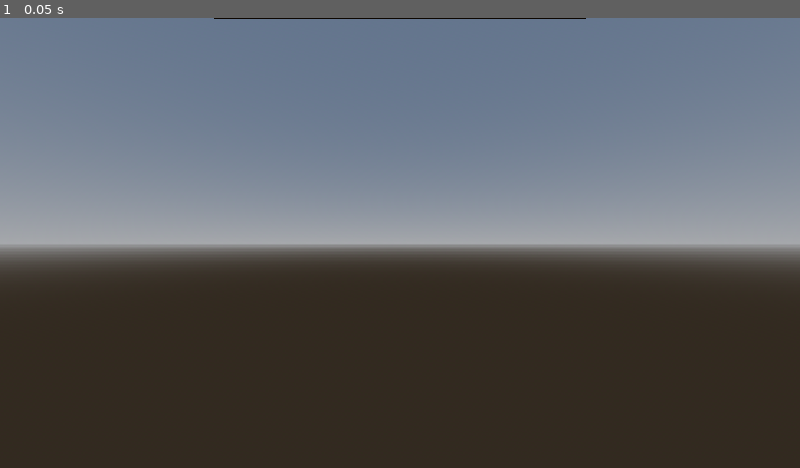
Above: before the commit, frame 1.
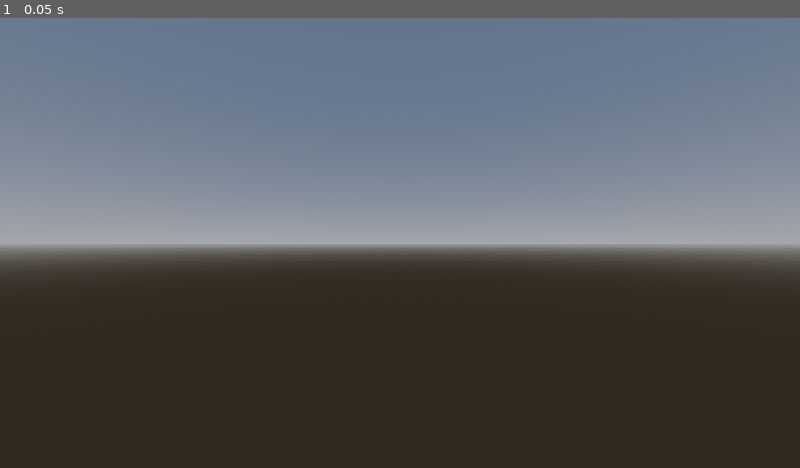
Above: after the commit, the same moment.

Repository: WRmooney/kerbals-xr-project
Game: Godot game, scene res://Scenes/main.tscn
Two runs of this game, one before a commit and one after it. Both use one fixed random seed, a clock stepped at 60 frames per second and the inputs below.
Inputs:
- Up to frame 1 (0.05 s): no input

The runs differ from the first frame. In frame 1, 0.1% of the frame differs, in the area x 26-74%, y 0-1%.

Commit message:
trigger testing

Diff:
--- a/Scenes/main.tscn
+++ b/Scenes/main.tscn
@@ -7,6 +7,8 @@
 [ext_resource type="PackedScene" uid="uid://cn5kxyuuli1wv" path="res://models/quest_touch_plus_right.glb" id="5_mdlr"]
 [ext_resource type="Script" uid="uid://bkeashwobe3gi" path="res://xr_passthrough.gd" id="6_pass"]
 [ext_resource type="Shader" uid="uid://bdncegx70k5ge" path="res://floor_grid.gdshader" id="7_grid"]
+[ext_resource type="PackedScene" uid="uid://dsx5lgw8k5jsw" path="res://Scenes/Thruster.tscn" id="9_d1ilt"]
+[ext_resource type="Script" uid="uid://b3aeq41q045j0" path="res://Scenes/thruster.gd" id="10_6iyac"]
 
 [sub_resource type="ProceduralSkyMaterial" id="ProceduralSkyMaterial_cjouy"]
 
@@ -31,50 +33,6 @@
 
 [sub_resource type="BoxShape3D" id="BoxShape3D_floor"]
 size = Vector3(10, 0.2, 10)
-
-[sub_resource type="StandardMaterial3D" id="Mat_table"]
-albedo_color = Color(0.34, 0.29, 0.24, 1)
-roughness = 0.7
-
-[sub_resource type="BoxMesh" id="BoxMesh_table"]
-size = Vector3(1.2, 0.06, 0.7)
-
-[sub_resource type="BoxShape3D" id="BoxShape3D_table"]
-size = Vector3(1.2, 0.06, 0.7)
-
-[sub_resource type="StandardMaterial3D" id="Mat_red"]
-albedo_color = Color(0.46580058, 0.8205865, 0.76888007, 1)
-roughness = 0.5
-
-[sub_resource type="BoxMesh" id="BoxMesh_prop"]
-size = Vector3(0.09, 0.09, 0.09)
-
-[sub_resource type="BoxShape3D" id="BoxShape3D_prop"]
-size = Vector3(0.09, 0.09, 0.09)
-
-[sub_resource type="StandardMaterial3D" id="Mat_green"]
-albedo_color = Color(0.46666667, 0.81960785, 0.76862746, 1)
-roughness = 0.5
-
-[sub_resource type="SphereMesh" id="SphereMesh_prop"]
-radius = 0.05
-height = 0.1
-
-[sub_resource type="SphereShape3D" id="SphereShape3D_prop"]
-radius = 0.05
-
-[sub_resource type="StandardMaterial3D" id="Mat_yellow"]
-albedo_color = Color(0.46666667, 0.81960785, 0.76862746, 1)
-roughness = 0.5
-
-[sub_resource type="CylinderMesh" id="CylinderMesh_prop"]
-top_radius = 0.04
-bottom_radius = 0.04
-height = 0.14
-
-[sub_resource type="CylinderShape3D" id="CylinderShape3D_prop"]
-height = 0.14
-radius = 0.04
 
 [node name="Main" type="Node3D" unique_id=500145794]
 script = ExtResource("1_ig7tw")
@@ -116,55 +74,6 @@
 transform = Transform3D(1, 0, 0, 0, 1, 0, 0, 0, 1, 0, -0.1, 0)
 shape = SubResource("BoxShape3D_floor")
 
-[node name="Table" type="StaticBody3D" parent="." unique_id=1222995565]
-transform = Transform3D(1, 0, 0, 0, 1, 0, 0, 0, 1, 0, 0.75, -0.6)
-
-[node name="Mesh" type="MeshInstance3D" parent="Table" unique_id=1507181728]
-transform = Transform3D(1, 0, 0, 0, 1, 0, 0, 0, 1, 0, 0.0029900074, 0)
-material_override = SubResource("Mat_table")
-mesh = SubResource("BoxMesh_table")
-
-[node name="Collision" type="CollisionShape3D" parent="Table" unique_id=1762058184]
-transform = Transform3D(1, 0, 0, 0, 1, 0, 0, 0, 1, 0, 0.0020278692, 0)
-shape = SubResource("BoxShape3D_table")
-
-[node name="Props" type="Node3D" parent="." unique_id=546788418]
-
-[node name="Box" type="RigidBody3D" parent="Props" unique_id=1568289628]
-transform = Transform3D(1, 0, 0, 0, 1, 0, 0, 0, 1, -0.3, 0.9, -0.6)
-
-[node name="Mesh" type="MeshInstance3D" parent="Props/Box" unique_id=1991983902]
-transform = Transform3D(1, 0, 0, 0, 1, 0, 0, 0, 1, 0, 0, -0.09934425)
-material_override = SubResource("Mat_red")
-mesh = SubResource("BoxMesh_prop")
-
-[node name="Collision" type="CollisionShape3D" parent="Props/Box" unique_id=64314266]
-transform = Transform3D(1, 0, 0, 0, 1, 0, 0, 0, 1, 0, 0, -0.09825504)
-shape = SubResource("BoxShape3D_prop")
-
-[node name="Ball" type="RigidBody3D" parent="Props" unique_id=362352031]
-transform = Transform3D(1, 0, 0, 0, 1, 0, 0, 0, 1, 0, 0.95, -0.6)
-
-[node name="Mesh" type="MeshInstance3D" parent="Props/Ball" unique_id=1380581418]
-transform = Transform3D(1, 0, 0, 0, 1, 0, 0, 0, 1, 0, 0, 0.12304139)
-material_override = SubResource("Mat_green")
-mesh = SubResource("SphereMesh_prop")
-
-[node name="Collision" type="CollisionShape3D" parent="Props/Ball" unique_id=1357242908]
-transform = Transform3D(1, 0, 0, 0, 1, 0, 0, 0, 1, 0, 0, 0.121456295)
-shape = SubResource("SphereShape3D_prop")
-
-[node name="Pillar" type="RigidBody3D" parent="Props" unique_id=975572838]
-transform = Transform3D(1, 0, 0, 0, 1, 0, 0, 0, 1, 0.3, 0.95, -0.6)
-
-[node name="Mesh" type="MeshInstance3D" parent="Props/Pillar" unique_id=1505332721]
-material_override = SubResource("Mat_yellow")
-mesh = SubResource("CylinderMesh_prop")
-
-[node name="Collision" type="CollisionShape3D" parent="Props/Pillar" unique_id=1875812616]
-transform = Transform3D(1, 0, 0, 0, 1, 0, 0, 0, 1, 0, 0, -0.0027546883)
-shape = SubResource("CylinderShape3D_prop")
-
 [node name="SunLight" type="DirectionalLight3D" parent="." unique_id=1844096403]
 transform = Transform3D(0.86601907, -0.3535631, 0.35355926, 0, 0.70710295, 0.70711064, -0.500011, -0.61237127, 0.6123646, 0, 2.9986405, 0)
 light_energy = 1.1
@@ -178,3 +87,9 @@
 script = ExtResource("6_pass")
 world_environment = NodePath("../WorldEnvironment")
 hide_in_passthrough = Array[NodePath]([NodePath("../Floor")])
+
+[node name="Thruster" parent="." unique_id=1705310677 instance=ExtResource("9_d1ilt")]
+transform = Transform3D(5, 0, 0, 0, 5, 0, 0, 0, 5, 0.47808522, 0.0037992857, 0.117721915)
+script = ExtResource("10_6iyac")
+
+[node name="GrabPoint" type="Marker3D" parent="Thruster" unique_id=383577871]
--- /dev/null
+++ b/Scenes/thruster.gd
@@ -0,0 +1,9 @@
+extends Node3D
+
+@onready var right_controller = $"../XROrigin3D/XRControllerRight"
+
+func _process(delta):
+	var grip_value = right_controller.get_float("grip")
+
+	if grip_value > 0.5:
+		print("GRIP PRESSED!")
--- a/project.godot
+++ b/project.godot
@@ -20,6 +20,17 @@
 window/stretch/mode="canvas_items"
 window/stretch/aspect="expand"
 
+[input]
+
+grab_right={
+"deadzone": 0.2,
+"events": []
+}
+grab_left={
+"deadzone": 0.2,
+"events": []
+}
+
 [physics]
 
 3d/physics_engine="Jolt Physics"
Not shown, added: Scenes/thruster.gd.uid
